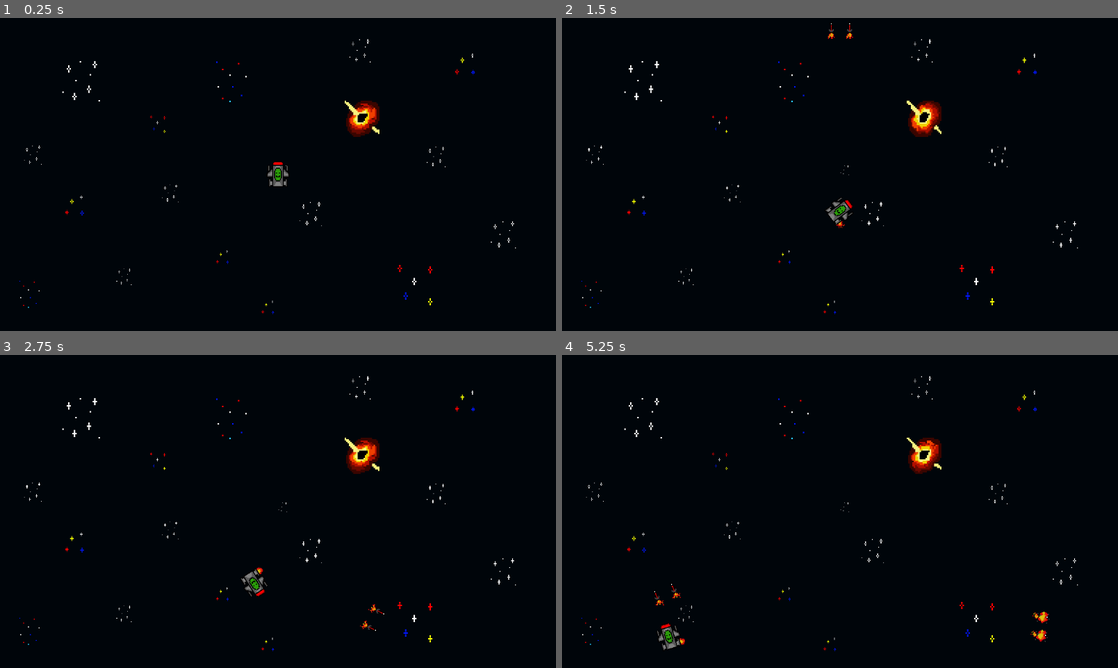
Above: before the commit, frames 1-4 (two rows, left to right).
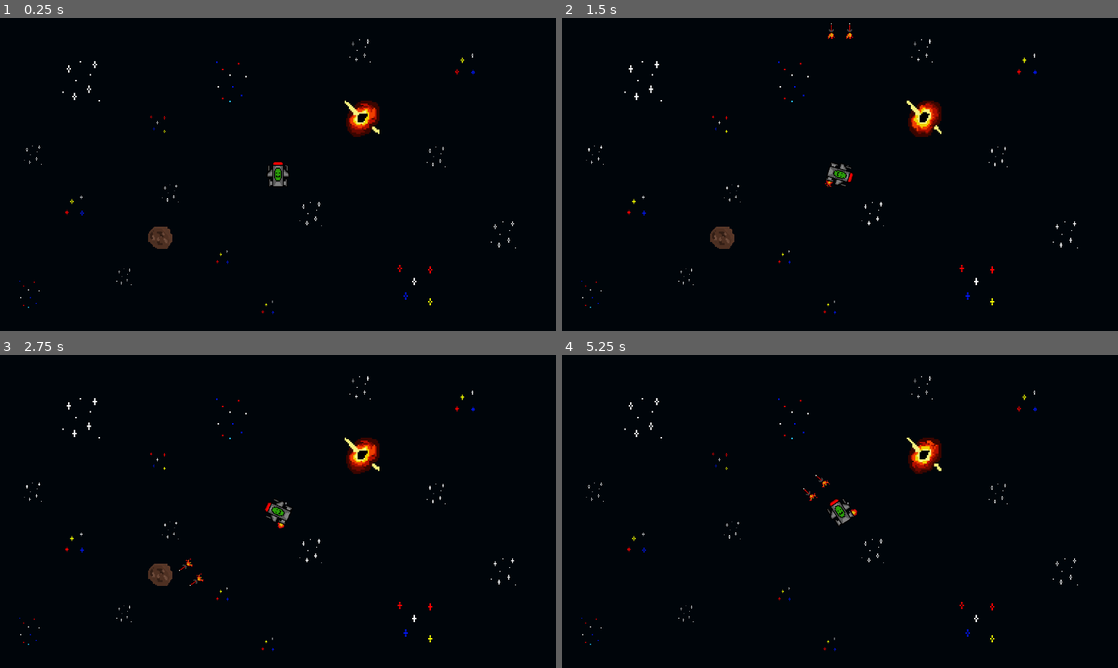
Above: after the commit, the same moments.

Repository: htoo-aung/Asteroids
Game: Godot game, scene res://scenes/main.tscn
The game is run twice, just before and just after one commit, with the same random seed, the same clock (stepped at 60 frames per second) and the same inputs.
Inputs:
- Up to frame 1 (0.25 s): no input
- Up to frame 2 (1.5 s): tap Enter at 0.5 s; hold Space (shoot) 0.53-1.28 s; hold D (rotate_right) from 0.53 s (still down); tap Space (shoot) at 1.35 s
- Up to frame 3 (2.75 s): release D (rotate_right) at 2.03 s; hold A (rotate_left) from 2.03 s (still down); hold Space (shoot) from 2.03 s (still down)
- Up to frame 4 (5.25 s): release Space (shoot) at 2.78 s; tap Space (shoot) at 2.85, 4.35 s; hold Space (shoot) 3.53-4.28 s; release A (rotate_left) at 4.28 s; hold D (rotate_right) from 4.28 s (still down); hold Space (shoot) from 5.03 s (still down)

The runs differ from the first frame. In frame 1, 0.3% of the frame differs, in the area x 26-31%, y 66-74%; in frame 2, 0.6%; in frame 3, 0.8%, in the area x 26-70%, y 46-89%; in frame 4, 0.6%.

Commit message:
missiles collide with asteroids and exploding animation plays

Diff:
--- /dev/null
+++ b/scenes/asteroid.tscn
@@ -0,0 +1,80 @@
+[gd_scene load_steps=11 format=3 uid="uid://bkkrxhpnkcpss"]
+
+[ext_resource type="Texture2D" uid="uid://ds237xffs6jpb" path="res://assets/sprites/asteroid.png" id="1_ds0dk"]
+[ext_resource type="Script" path="res://scripts/asteroid.gd" id="1_p33fk"]
+
+[sub_resource type="AtlasTexture" id="AtlasTexture_drfka"]
+atlas = ExtResource("1_ds0dk")
+region = Rect2(32, 0, 32, 32)
+
+[sub_resource type="AtlasTexture" id="AtlasTexture_7orlc"]
+atlas = ExtResource("1_ds0dk")
+region = Rect2(64, 0, 32, 32)
+
+[sub_resource type="AtlasTexture" id="AtlasTexture_y1ksi"]
+atlas = ExtResource("1_ds0dk")
+region = Rect2(96, 0, 32, 32)
+
+[sub_resource type="AtlasTexture" id="AtlasTexture_xkpoc"]
+atlas = ExtResource("1_ds0dk")
+region = Rect2(0, 32, 32, 32)
+
+[sub_resource type="AtlasTexture" id="AtlasTexture_xboa1"]
+atlas = ExtResource("1_ds0dk")
+region = Rect2(32, 32, 32, 32)
+
+[sub_resource type="AtlasTexture" id="AtlasTexture_hv3r2"]
+atlas = ExtResource("1_ds0dk")
+region = Rect2(0, 0, 32, 32)
+
+[sub_resource type="SpriteFrames" id="SpriteFrames_tqytl"]
+animations = [{
+"frames": [{
+"duration": 1.0,
+"texture": SubResource("AtlasTexture_drfka")
+}, {
+"duration": 1.0,
+"texture": SubResource("AtlasTexture_7orlc")
+}, {
+"duration": 1.0,
+"texture": SubResource("AtlasTexture_y1ksi")
+}, {
+"duration": 1.0,
+"texture": SubResource("AtlasTexture_xkpoc")
+}, {
+"duration": 1.0,
+"texture": SubResource("AtlasTexture_xboa1")
+}],
+"loop": false,
+"name": &"explode",
+"speed": 10.0
+}, {
+"frames": [{
+"duration": 1.0,
+"texture": SubResource("AtlasTexture_hv3r2")
+}],
+"loop": true,
+"name": &"idle",
+"speed": 5.0
+}]
+
+[sub_resource type="CircleShape2D" id="CircleShape2D_22h4a"]
+radius = 13.0
+
+[node name="Asteroid" type="RigidBody2D"]
+collision_layer = 2
+gravity_scale = 0.0
+script = ExtResource("1_p33fk")
+
+[node name="AnimatedSprite2D" type="AnimatedSprite2D" parent="."]
+scale = Vector2(2, 2)
+sprite_frames = SubResource("SpriteFrames_tqytl")
+animation = &"idle"
+autoplay = "idle"
+
+[node name="CollisionShape2D" type="CollisionShape2D" parent="."]
+position = Vector2(1, 0)
+scale = Vector2(2, 2)
+shape = SubResource("CircleShape2D_22h4a")
+
+[node name="AudioStreamPlayer2D" type="AudioStreamPlayer2D" parent="."]
--- a/scenes/main.tscn
+++ b/scenes/main.tscn
@@ -1,8 +1,9 @@
-[gd_scene load_steps=17 format=3 uid="uid://b3vg3a1qdxhdt"]
+[gd_scene load_steps=18 format=3 uid="uid://b3vg3a1qdxhdt"]
 
 [ext_resource type="PackedScene" uid="uid://b1fgppfdgww5t" path="res://scenes/level.tscn" id="1_gedsy"]
 [ext_resource type="PackedScene" uid="uid://brukriyo3lckw" path="res://scenes/player.tscn" id="2_m5syh"]
 [ext_resource type="Texture2D" uid="uid://bievwn5fjcer6" path="res://assets/sprites/stars.png" id="3_psbwy"]
+[ext_resource type="PackedScene" uid="uid://bkkrxhpnkcpss" path="res://scenes/asteroid.tscn" id="4_24ike"]
 
 [sub_resource type="AtlasTexture" id="AtlasTexture_n8pud"]
 atlas = ExtResource("3_psbwy")
@@ -120,6 +121,9 @@
 
 [node name="Camera2D" type="Camera2D" parent="."]
 
+[node name="Asteroid" parent="." instance=ExtResource("4_24ike")]
+position = Vector2(-245, 132)
+
 [node name="Background" type="Node" parent="."]
 
 [node name="Stars1" type="AnimatedSprite2D" parent="Background"]
--- a/scenes/missile.tscn
+++ b/scenes/missile.tscn
@@ -1,7 +1,8 @@
-[gd_scene load_steps=11 format=3 uid="uid://2j34553hxo3n"]
+[gd_scene load_steps=12 format=3 uid="uid://2j34553hxo3n"]
 
 [ext_resource type="Texture2D" uid="uid://cm77wj32fcxae" path="res://assets/sprites/Spaceship.png" id="1_52nlk"]
 [ext_resource type="Script" path="res://scripts/missile.gd" id="1_q4k2j"]
+[ext_resource type="AudioStream" uid="uid://bvs06j25xc5hg" path="res://assets/sounds/explosion.wav" id="3_v1j4t"]
 
 [sub_resource type="AtlasTexture" id="AtlasTexture_mw2b2"]
 atlas = ExtResource("1_52nlk")
@@ -64,6 +65,7 @@
 
 [node name="Missile" type="Area2D"]
 scale = Vector2(2, 2)
+collision_mask = 2
 script = ExtResource("1_q4k2j")
 
 [node name="AnimatedSprite2D" type="AnimatedSprite2D" parent="."]
@@ -73,3 +75,8 @@
 [node name="CollisionShape2D" type="CollisionShape2D" parent="."]
 position = Vector2(0, -3)
 shape = SubResource("CapsuleShape2D_ej3w5")
+
+[node name="ExplosionSFX" type="AudioStreamPlayer2D" parent="."]
+stream = ExtResource("3_v1j4t")
+
+[connection signal="body_entered" from="." to="." method="_on_body_entered"]
--- a/scenes/player.tscn
+++ b/scenes/player.tscn
@@ -1,9 +1,8 @@
-[gd_scene load_steps=24 format=3 uid="uid://brukriyo3lckw"]
+[gd_scene load_steps=23 format=3 uid="uid://brukriyo3lckw"]
 
 [ext_resource type="Script" path="res://scripts/player.gd" id="1_2gx6f"]
 [ext_resource type="Texture2D" uid="uid://cm77wj32fcxae" path="res://assets/sprites/Spaceship.png" id="1_ygtwh"]
 [ext_resource type="AudioStream" uid="uid://crdvf17iwj585" path="res://assets/sounds/rocket-launch.mp3" id="3_3fntx"]
-[ext_resource type="AudioStream" uid="uid://cf2d7ls06ugxh" path="res://assets/sounds/rocket-launch2.wav" id="4_ua7fu"]
 
 [sub_resource type="AtlasTexture" id="AtlasTexture_kuo21"]
 atlas = ExtResource("1_ygtwh")
@@ -181,7 +180,7 @@
 [node name="AnimatedSprite2D" type="AnimatedSprite2D" parent="."]
 scale = Vector2(2, 2)
 sprite_frames = SubResource("SpriteFrames_wf0si")
-animation = &"warp"
+animation = &"idle"
 autoplay = "idle"
 
 [node name="CollisionShape2D" type="CollisionShape2D" parent="."]
@@ -200,6 +199,3 @@
 
 [node name="ShootingSFX" type="AudioStreamPlayer2D" parent="."]
 stream = ExtResource("3_3fntx")
-
-[node name="ShootingSFX2" type="AudioStreamPlayer2D" parent="."]
-stream = ExtResource("4_ua7fu")
--- /dev/null
+++ b/scripts/asteroid.gd
@@ -0,0 +1,19 @@
+extends RigidBody2D
+
+@onready var animatedSprite: AnimatedSprite2D = $AnimatedSprite2D
+
+# Called when the node enters the scene tree for the first time.
+func _ready() -> void:
+	pass # Replace with function body.
+
+
+# Called every frame. 'delta' is the elapsed time since the previous frame.
+func _process(delta: float) -> void:
+	pass
+
+func start_explosion():
+	animatedSprite.play("explode")
+	animatedSprite.connect("animation_finished", _on_explosion_finished)
+
+func _on_explosion_finished():
+	queue_free()
--- a/scripts/missile.gd
+++ b/scripts/missile.gd
@@ -1,6 +1,9 @@
 extends Area2D
 
+@onready var explosion_sfx: AudioStreamPlayer2D = $ExplosionSFX
 @onready var animatedSprite: AnimatedSprite2D = $AnimatedSprite2D
+const ASTEROID = preload("res://scenes/asteroid.tscn")
+
 var distance_travelled = 0
 var is_exploding = false
 
@@ -22,7 +25,12 @@
 func start_explosion():
 	is_exploding = true
 	animatedSprite.play("explode")
+	explosion_sfx.play()
 	animatedSprite.connect("animation_finished", _on_explosion_finished)
+
+func _on_body_entered(body: Node2D) -> void:
+	body.start_explosion()
+	start_explosion()
 
 func _on_explosion_finished():
 	queue_free()
--- a/scripts/player.gd
+++ b/scripts/player.gd
@@ -3,12 +3,12 @@
 @onready var shooting_sfx: AudioStreamPlayer2D = $ShootingSFX
 @onready var animatedSprite: AnimatedSprite2D = $AnimatedSprite2D
 @onready var timer: Timer = $Timer
-@onready var shooting_sfx_2: AudioStreamPlayer2D = $ShootingSFX2
 
 var player_health := 100.0
-var rotate_speed := 1000.0
+var rotate_speed := 2000.0
 var recoil_force := 80.0
 var can_shoot = true
+var is_warp = false
 
 func _ready():
 	timer.one_shot = true
@@ -32,9 +32,8 @@
 		apply_torque(rotate_speed)
 		animatedSprite.play("rotate_right")
 
-	if(can_shoot == true):
-		if(Input.is_action_pressed("shoot")):
-			shoot()
+	if(can_shoot == true and Input.is_action_pressed("shoot")):
+		shoot()
 
 
 func shoot():
@@ -57,7 +56,7 @@
 	animatedSprite.play("shoot")
 	shooting_sfx.play()
 
-	apply_central_impulse(Vector2.DOWN.rotated(rotation) * recoil_force)
+	#apply_central_impulse(Vector2.DOWN.rotated(rotation) * recoil_force)
 
 func start_cooldown():
 	can_shoot = false
@@ -74,3 +73,12 @@
 	new_pos.x = wrapf(new_pos.x, -screen_bounds.x, screen_bounds.x)
 	new_pos.y = wrapf(new_pos.y, -screen_bounds.y, screen_bounds.y)
 	position = new_pos
+
+func start_warp():
+	is_warp = true
+	animatedSprite.play("warp")
+	animatedSprite.connect("animation_finished", _on_warp_finished)
+
+func _on_warp_finished():
+	is_warp = false
+	animatedSprite.disconnect("animation_finished", _on_warp_finished)
Not shown, added: assets/sounds/explosion.wav.import
Binary file added: assets/sprites/asteroid.aseprite
Binary file added: assets/sprites/asteroid.png
Not shown, added: assets/sprites/asteroid.png.import
Binary file changed: assets/sprites/stars.aseprite
Binary file changed: assets/sprites/stars.png
Not shown, added: assets/sounds/explosion.wav
